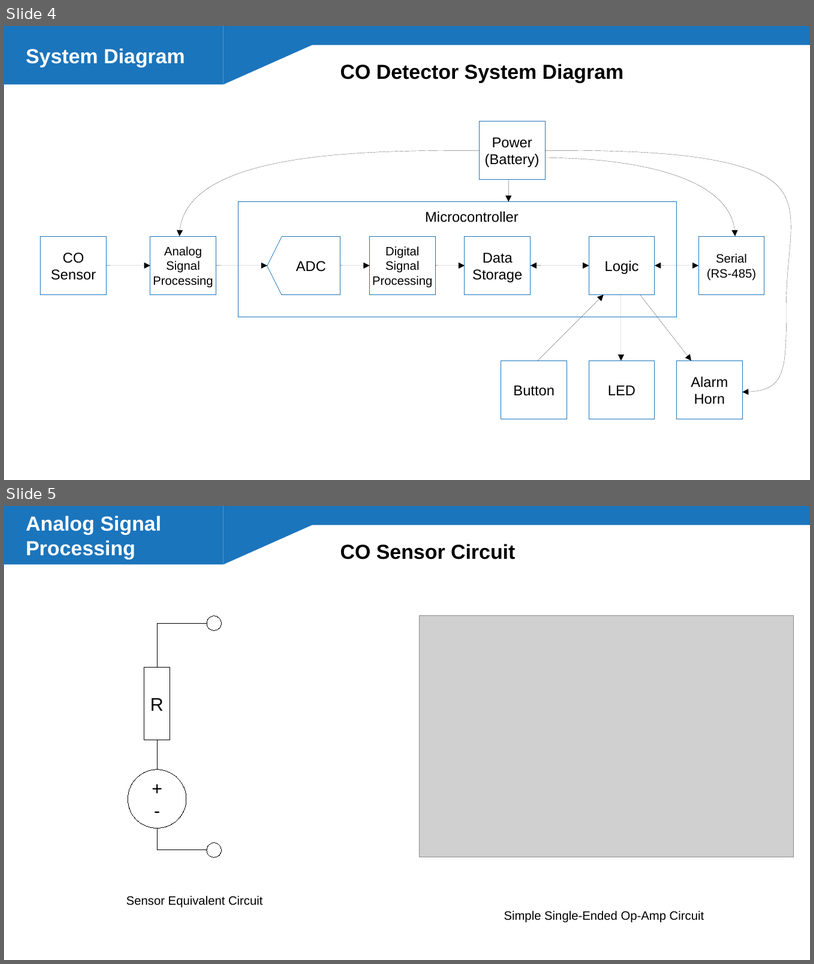
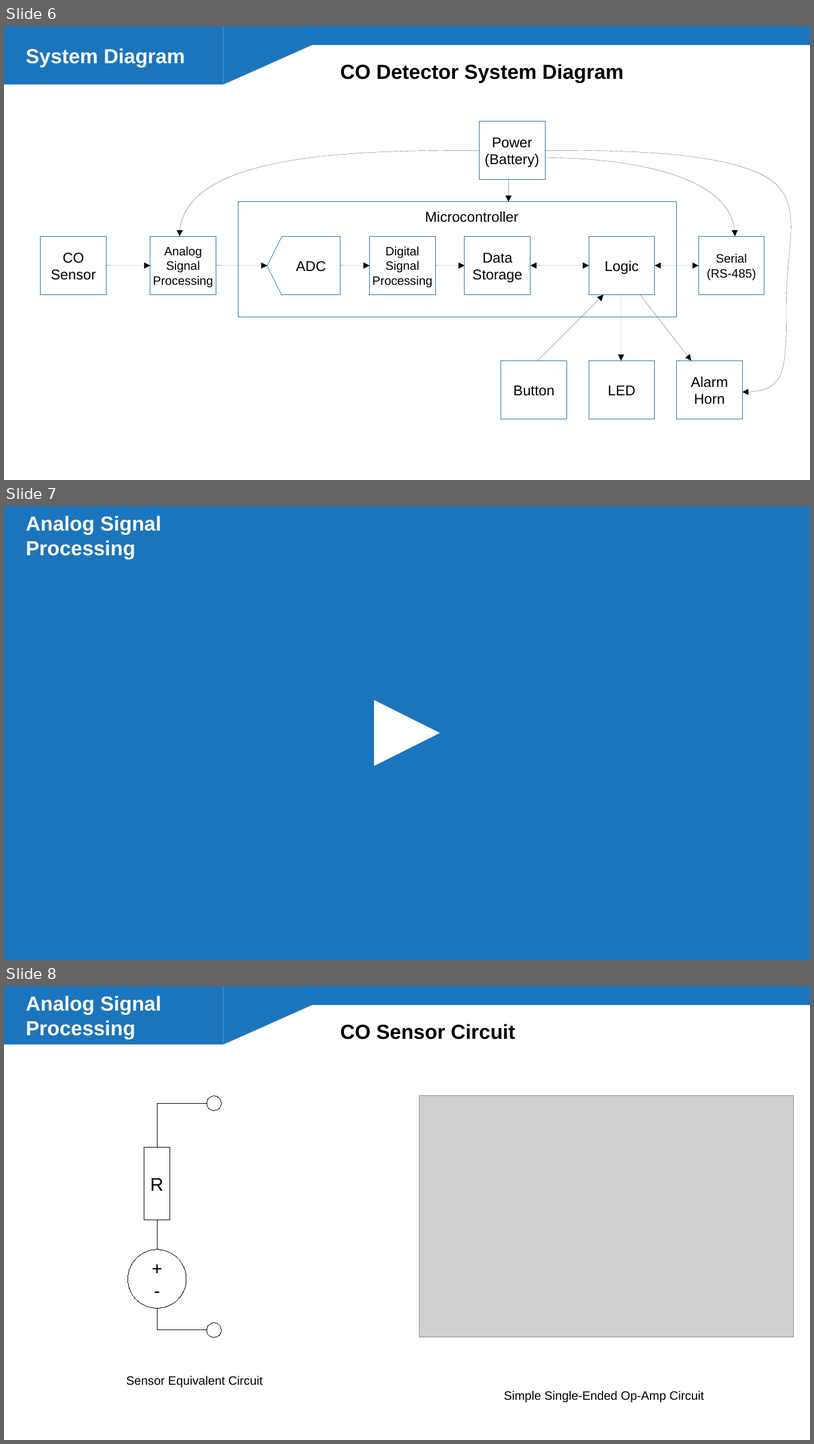
Before and after one commit to g-i-wilson/SEL-presentation, a slide deck: pres.odp. Shown one above the other, each under a label of ours: slides 4 and 5 before the commit, slides 6, 7 and 8 after it. The pictures are 814x964 and 814x1444 pixels, drawn with LibreOffice and Linux fonts; fonts in the diff are those of the drawing; grey boxes stand for pictures. Boxes give left, top, right and bottom in pixels: in the first picture for what was removed or moved away, otherwise in the second. Text is boxed around its words. In the diff, an @@ line names an element or a change of style, - is before the commit and + after.

```diff
--- a/pres.odp
+++ b/pres.odp
@@ slide 7 added at bbox=[4, 506, 810, 960], background #FFFFFF; not listed: 3 template elements that a slide beside it also shows @@
@@ rectangle added at bbox=[4, 506, 810, 960], fill #1B75BC @@
@@ text added at bbox=[26, 516, 162, 559], 20 pt, text #FFFFFF, bold @@
+Analog Signal Processing
@@ triangle added at bbox=[374, 700, 440, 766], fill #FFFFFF @@
@@ what was slide 4 is now slide 6 @@
@@ what was slide 5 is now slide 8 @@
```
Also in this commit, not shown: 1 slide changed, 10 other slides added, 3 other files.
